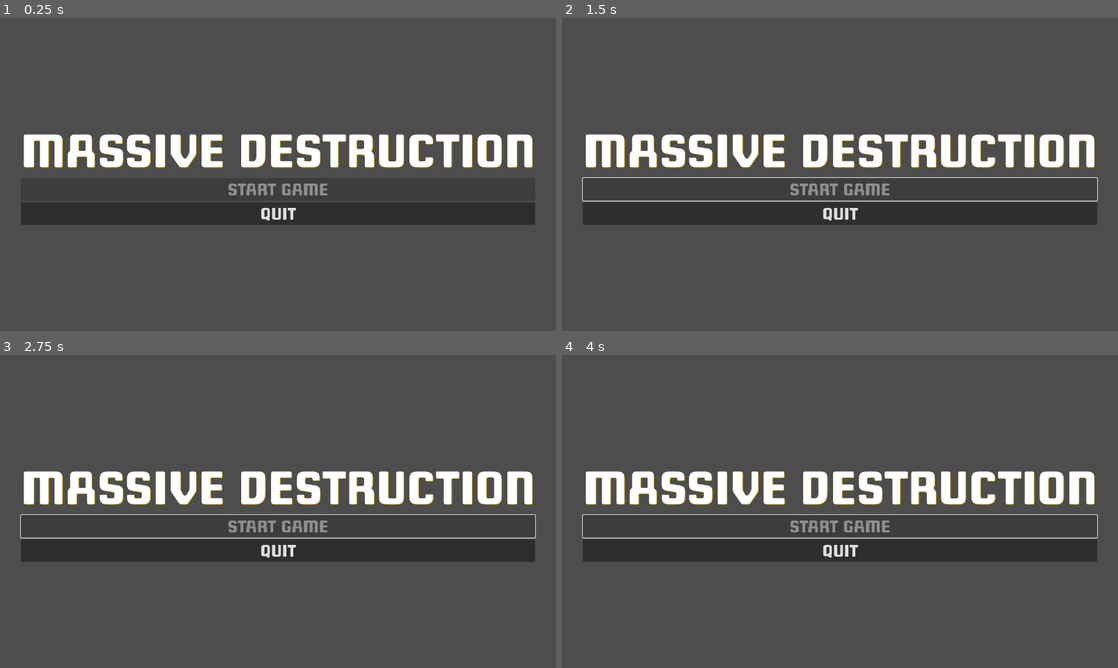
Above: before the commit, frames 1-4 (two rows, left to right).
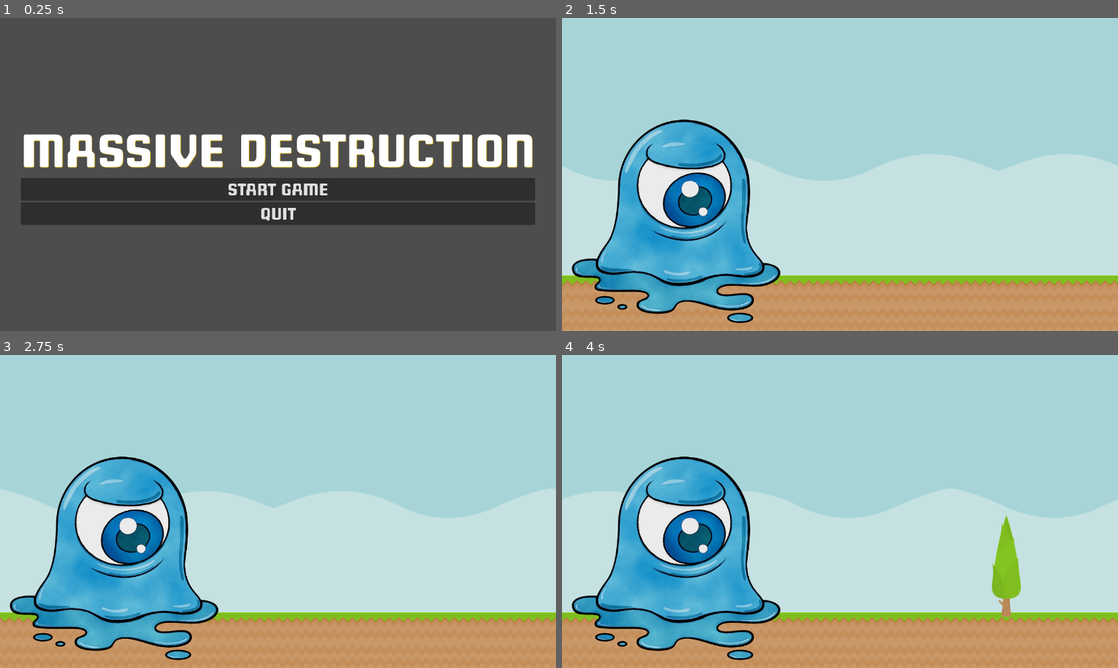
Above: after the commit, the same moments.

Repository: henrikp/mass_destruction
Game: Godot game, scene res://scenes/main_menu.tscn
Two runs of this game, one before a commit and one after it. Both use one fixed random seed, a clock stepped at 60 frames per second and the inputs below.
Inputs (mouse positions are in pixels of both pictures, inside the frame that each line leads up to):
- Up to frame 1 (0.25 s): no input
- Up to frame 2 (1.5 s): click (840, 190) at 0.5 s, where only the run after the commit has a clickable "START GAME"; tap Enter (ui_accept) at 1.25 s; hold Right (ui_right) from 1.28 s (still down)
- Up to frame 3 (2.75 s): keep holding Right (ui_right); tap Enter (ui_accept) at 1.52, 2.27 s
- Up to frame 4 (4 s): release Right (ui_right) at 2.78 s; hold Left (ui_left) 2.78-3.53 s; hold Right (ui_right) from 3.53 s (still down); tap Enter (ui_accept) at 3.77 s

The runs differ from the first frame. In frame 1, 0.4% of the frame differs, in the area x 41-59%, y 52-57%; in frame 2, 100%; in frame 3, 100%; in frame 4, 100%, in the area x 0-100%, y 0-100%.

Commit message:
Make it somewhat presentable for itch testing.

Diff:
--- a/scenes/main_menu.tscn
+++ b/scenes/main_menu.tscn
@@ -29,7 +29,6 @@
 [node name="button_start_continue" type="Button" parent="Node2D/CenterContainer/VBoxContainer"]
 layout_mode = 2
 theme = ExtResource("1_ho0km")
-disabled = true
 text = "START GAME"
 
 [node name="button_quit" type="Button" parent="Node2D/CenterContainer/VBoxContainer"]
@@ -37,4 +36,5 @@
 theme = ExtResource("1_ho0km")
 text = "QUIT"
 
+[connection signal="pressed" from="Node2D/CenterContainer/VBoxContainer/button_start_continue" to="." method="_on_button_start_continue_pressed"]
 [connection signal="pressed" from="Node2D/CenterContainer/VBoxContainer/button_quit" to="." method="_on_button_quit_pressed"]
--- a/scripts/main_menu.gd
+++ b/scripts/main_menu.gd
@@ -12,3 +12,7 @@
 
 func _on_button_quit_pressed() -> void:
 	$Node2D/CenterContainer/VBoxContainer/button_quit.get_tree().quit()
+
+
+func _on_button_start_continue_pressed() -> void:
+	get_tree().change_scene_to_file("res://scenes/main_game.tscn")
